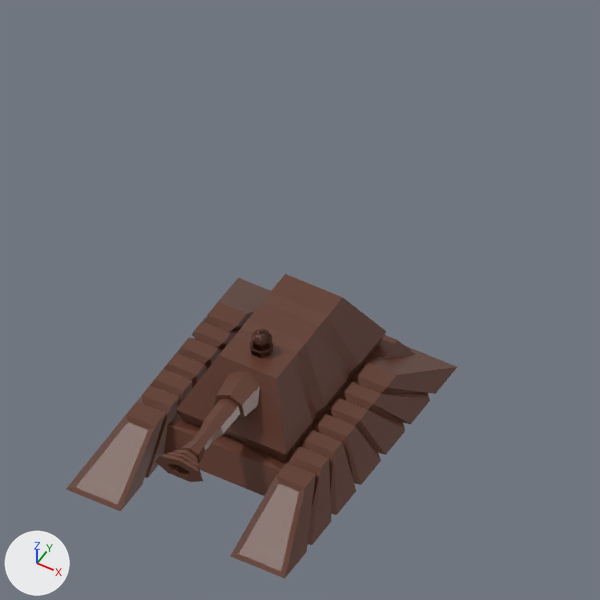
The Blender file blender_raws/enemy_scene.blend, before and after one commit.
The view is the same before and after, from the file's camera 'Camera'. Lighting does not change. The marker at lower left points along +X, +Y and +Z. The same objects are shown in both versions, whatever each file hides.

In view in the first picture: 'large_tank'.
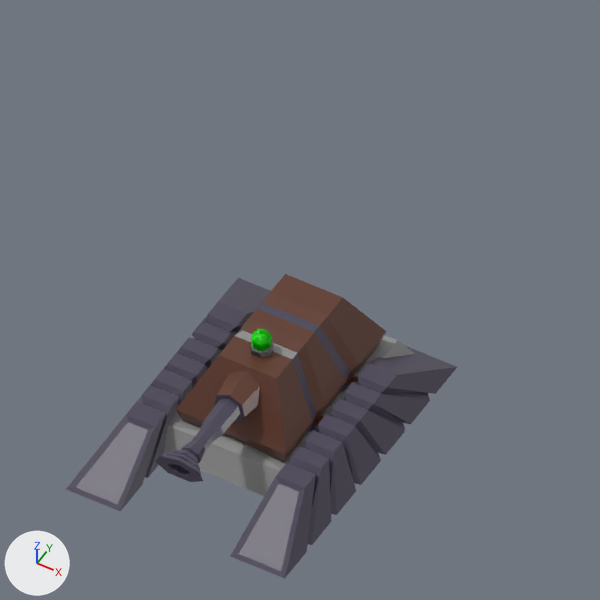
The change, as a diff of the scene's bpy script:
```diff
--- a/blender_raws/enemy_scene.blend.py
+++ b/blender_raws/enemy_scene.blend.py
@@ me_cube_005 @@
 # used by ob_large_tank; location = (0.0, 0.0, 0.0)
-me_cube_005.from_pydata(...)  # 397 vertices, 383 faces; spans x -5.33..0.49, y -7.29..7.29, z 0.0..5.7
+me_cube_005.from_pydata(...)  # 429 vertices, 415 faces; spans x -5.33..0.49, y -7.29..7.29, z 0.0..5.7
+# me_cube_005 part 1
+# 8 faces are deleted
+# 32 vertices are added at x -5.27..-2.82, y -6.8..7.16, z 0.07..1.93
+# 40 new faces join them, mat_basegry
+# me_cube_005 part 2: 36 faces spanning x -3.58..0.49, y -3.62..6.88, z 0.18..5.02 switch from mat_basered to mat_dark
+# me_cube_005 part 3: 57 faces spanning x -0.44..0.44, y -0.41..0.45, z 5.02..5.7 switch from mat_basered to mat_multicolor
+# me_cube_005 part 4: 224 faces spanning x -5.33..0.0, y -7.29..7.29, z 0.0..4.66 switch from mat_basered to mat_basegry
```

Boxes [x1, y1, x2, y2] around the edits, measured in the pictures (600 x 600 px):
part 1 of me_cube_005, built on: [218, 278, 457, 578] in both
part 2 of me_cube_005, recoloured (brown to grey): [163, 330, 415, 496] in both
part 3 of me_cube_005, recoloured (brown to green): [251, 329, 272, 351] in both
part 4 of me_cube_005, recoloured (brown to grey): [66, 302, 430, 579] in both
